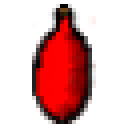
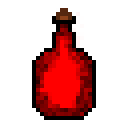
Before/after of a 128×128 layered artwork. What changed in the layer stack:
renamed "Ebene" to "Ebene #1", painted on it over [32, 4, 96, 124]
